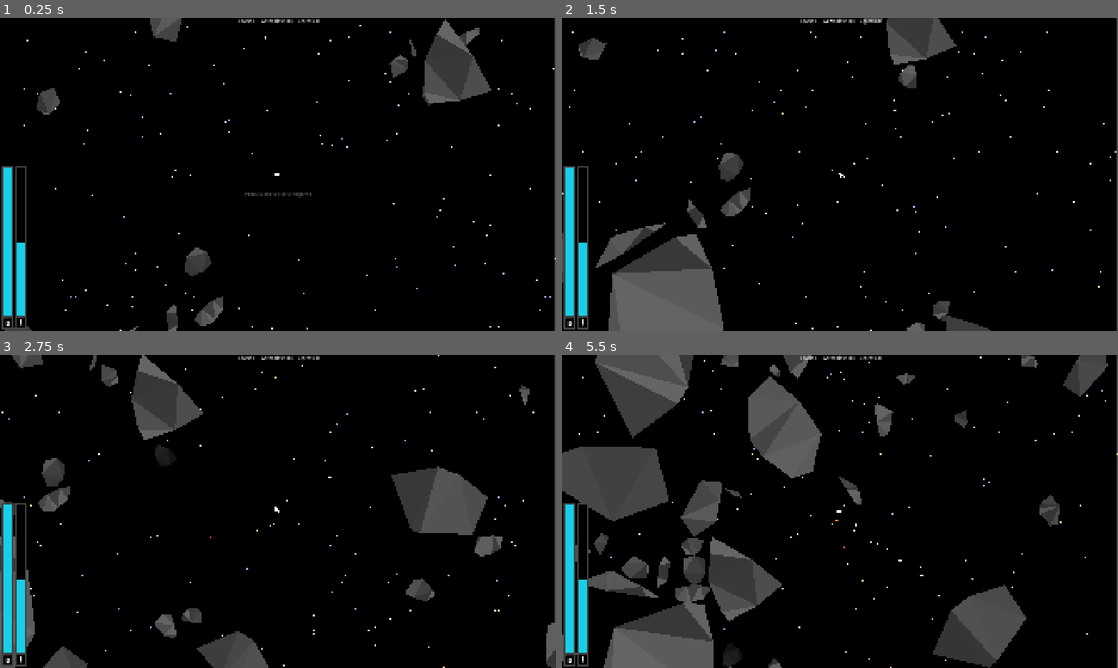
Above: before the commit, frames 1-4 (two rows, left to right).
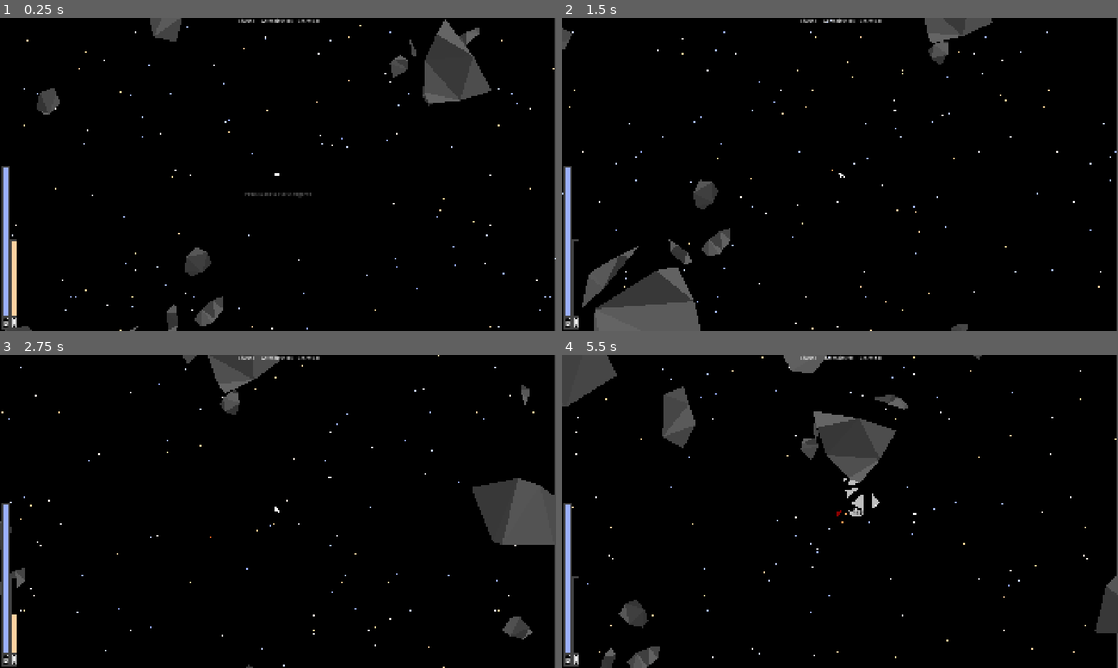
Above: after the commit, the same moments.

Repository: ProudFridge/Asteroids
Game: Godot game, scene res://scenes/game/game.tscn
Same seed, same stepped clock (60 frames per second), same inputs: the game is played once before the commit and once after it. Sound files missing from this copy of the repository are replaced by a short silence.
Inputs (mouse positions are in pixels of both pictures, inside the frame that each line leads up to):
- Up to frame 1 (0.25 s): no input
- Up to frame 2 (1.5 s): tap Space (space) at 0.5 s; move the mouse to (962, 158) at 0.52 s; hold D (turn_right) 0.53-1.28 s; hold E (e) 0.53-1.28 s; click (962, 158) at 0.67 s; tap Q (q) at 0.8, 1.35 s; move the mouse to (728, 190) at 1.27 s; hold S (backwards) from 1.28 s (still down)
- Up to frame 3 (2.75 s): tap E (e) at 1.55 s; move the mouse to (333, 442) at 2.02 s; release S (backwards) at 2.03 s; hold D (turn_right) from 2.03 s (still down); hold E (e) from 2.03 s (still down); tap Q (q) at 2.3 s
- Up to frame 4 (5.5 s): move the mouse to (812, 574) at 2.77 s; release D (turn_right) at 2.78 s; release E (e) at 2.78 s; hold W (forwards) 2.78-3.53 s; tap Q (q) at 2.85, 3.8, 5.3 s; click (812, 574) at 2.92 s; tap E (e) at 3.05, 4.55 s; move the mouse to (1006, 558) at 3.52 s; hold Right mouse button (right_click) 3.53-4.28 s; hold A (turn_left) 3.53-5.03 s; move the mouse to (673, 464) at 4.27 s; tap Shift (shift) at 4.35 s; move the mouse to (867, 511) at 5.02 s; hold S (backwards) from 5.03 s (still down); hold Space (space) from 5.03 s (still down); click (867, 511) at 5.17 s

The runs differ from the first frame. In frame 1, 1.6% of the frame differs, in the area x 0-5%, y 47-99%; in frame 2, 9.8%; in frame 3, 14%; in frame 4, 28%, in the area x 0-100%, y 0-100%.

Commit message:
Add progress bar for remaining impulse charges, make the area where the asteroids spawn in modifiable

Diff:
--- a/scenes/game/game.tscn
+++ b/scenes/game/game.tscn
@@ -13,18 +13,66 @@
 [ext_resource type="Script" uid="uid://cee4rwhwt2xod" path="res://scenes/game/ui/game_won_container.gd" id="11_5jirj"]
 [ext_resource type="Script" uid="uid://dctwnixmnew4n" path="res://scenes/game/ui/game_over_container.gd" id="11_kp23o"]
 [ext_resource type="Script" uid="uid://cqsmjxsidqn44" path="res://scenes/game/border.gd" id="12_5jirj"]
-[ext_resource type="Script" uid="uid://8ghuwm0g5m83" path="res://scenes/game/ui/boost_bar.gd" id="12_5v6r0"]
+[ext_resource type="Script" uid="uid://bgp0gvprdbyxr" path="res://scenes/game/ui/boost_bar.gd" id="12_5v6r0"]
 [ext_resource type="Script" uid="uid://bfj3kk4w0o7o6" path="res://scenes/game/ui/game_start_label.gd" id="12_otnwt"]
 [ext_resource type="Script" uid="uid://b6ls8uptisac" path="res://scenes/game/ui/pause_menu/pause_menu.gd" id="12_vaxfo"]
 [ext_resource type="Script" uid="uid://bdp8a8gne6npq" path="res://scenes/game/ui/pause_menu/restart_button.gd" id="13_3xj4h"]
 [ext_resource type="Script" uid="uid://br8owlchcm7kq" path="res://scenes/game/ui/pause_menu/quit_button.gd" id="13_ftsea"]
-[ext_resource type="Theme" uid="uid://b4p0c3cc33cdp" path="res://themes/progress_bar/progress_bar.tres" id="14_10c2w"]
 [ext_resource type="PackedScene" uid="uid://7khd4cs5u826" path="res://scenes/boost_bar/boost_bar.tscn" id="14_pg2xm"]
+[ext_resource type="Theme" uid="uid://boq1g5n2utqmh" path="res://themes/impulse_bar/impulse_bar.tres" id="15_gc57s"]
 
 [sub_resource type="LabelSettings" id="LabelSettings_0sr1o"]
 
 [sub_resource type="StyleBoxFlat" id="StyleBoxFlat_mikig"]
 bg_color = Color(0.23166987, 0.68188, 0.78311294, 1)
+
+[sub_resource type="GDScript" id="GDScript_10c2w"]
+script/source = "extends ProgressBar
+
+@export var player: Player
+@export var gameManager: GameManager
+
+# Called when the node enters the scene tree for the first time.
+func _ready() -> void:
+	max_value = player.boostTime
+	value = player.currentBoostValue
+	#gameManager.boostIncreased.connect(_on_game_manager_boost_increased)
+
+#func _on_game_manager_boost_increased(newBoostValue: float) -> void:
+	#if player:
+		#value = newBoostValue
+
+func _physics_process(delta: float) -> void:
+	if player:
+		value = player.currentBoostValue
+"
+
+[sub_resource type="StyleBoxFlat" id="StyleBoxFlat_pg2xm"]
+bg_color = Color(0, 0, 0, 1)
+border_width_left = 1
+border_width_top = 1
+border_width_right = 1
+border_width_bottom = 1
+corner_radius_top_left = 2
+corner_radius_top_right = 2
+corner_radius_bottom_right = 2
+corner_radius_bottom_left = 2
+
+[sub_resource type="StyleBoxFlat" id="StyleBoxFlat_1vamm"]
+bg_color = Color(0.25929403, 0.25929356, 0.25929368, 1)
+
+[sub_resource type="StyleBoxFlat" id="StyleBoxFlat_yrxbg"]
+bg_color = Color(0, 0, 0, 1)
+
+[sub_resource type="StyleBoxFlat" id="StyleBoxFlat_anm2o"]
+bg_color = Color(0.09643205, 0.81310385, 0.90918404, 1)
+
+[sub_resource type="Theme" id="Theme_2tmx8"]
+Label/font_sizes/font_size = 24
+Label/styles/normal = SubResource("StyleBoxFlat_pg2xm")
+PanelContainer/styles/panel = SubResource("StyleBoxFlat_1vamm")
+ProgressBar/styles/background = SubResource("StyleBoxFlat_yrxbg")
+ProgressBar/styles/fill = SubResource("StyleBoxFlat_anm2o")
 
 [sub_resource type="Theme" id="Theme_5jirj"]
 
@@ -155,7 +203,7 @@
 theme_override_styles/fill = SubResource("StyleBoxFlat_mikig")
 value = 50.0
 show_percentage = false
-script = ExtResource("12_5v6r0")
+script = SubResource("GDScript_10c2w")
 player = NodePath("../../../Player")
 gameManager = NodePath("../../../Managers/GameManager")
 
@@ -237,7 +285,7 @@
 anchor_top = 1.0
 anchor_bottom = 1.0
 offset_top = -573.0
-offset_right = 99.0
+offset_right = 66.0
 grow_vertical = 0
 theme_override_constants/margin_left = 6
 theme_override_constants/margin_top = 6
@@ -252,32 +300,39 @@
 player = NodePath("../../../../Player")
 gameManager = NodePath("../../../../Managers/GameManager")
 
-[node name="PanelContainer" type="PanelContainer" parent="Header/InfoContainer/HBoxContainer" unique_id=1560178020]
+[node name="MarginContainer" type="MarginContainer" parent="Header/InfoContainer/HBoxContainer" unique_id=626268727]
 layout_mode = 2
 size_flags_horizontal = 3
-theme = ExtResource("14_10c2w")
-
-[node name="MarginContainer" type="MarginContainer" parent="Header/InfoContainer/HBoxContainer/PanelContainer" unique_id=579007382]
+theme_override_constants/margin_top = 250
+
+[node name="ImpulseBar" type="PanelContainer" parent="Header/InfoContainer/HBoxContainer/MarginContainer" unique_id=1560178020 node_paths=PackedStringArray("player")]
+layout_mode = 2
+size_flags_horizontal = 3
+theme = ExtResource("15_gc57s")
+script = ExtResource("12_5v6r0")
+player = NodePath("../../../../../Player")
+
+[node name="MarginContainer" type="MarginContainer" parent="Header/InfoContainer/HBoxContainer/MarginContainer/ImpulseBar" unique_id=579007382]
 layout_mode = 2
 theme_override_constants/margin_left = 5
 theme_override_constants/margin_top = 5
 theme_override_constants/margin_right = 5
 theme_override_constants/margin_bottom = 5
 
-[node name="VBoxContainer" type="VBoxContainer" parent="Header/InfoContainer/HBoxContainer/PanelContainer/MarginContainer" unique_id=220490245]
+[node name="VBoxContainer" type="VBoxContainer" parent="Header/InfoContainer/HBoxContainer/MarginContainer/ImpulseBar/MarginContainer" unique_id=220490245]
 layout_mode = 2
 theme_override_constants/separation = 5
 
-[node name="ProgressBar" type="ProgressBar" parent="Header/InfoContainer/HBoxContainer/PanelContainer/MarginContainer/VBoxContainer" unique_id=1252292356]
+[node name="ProgressBar" type="ProgressBar" parent="Header/InfoContainer/HBoxContainer/MarginContainer/ImpulseBar/MarginContainer/VBoxContainer" unique_id=1252292356]
 layout_mode = 2
 size_flags_vertical = 3
 value = 50.0
 fill_mode = 3
 show_percentage = false
 
-[node name="Label" type="Label" parent="Header/InfoContainer/HBoxContainer/PanelContainer/MarginContainer/VBoxContainer" unique_id=1162285643]
-layout_mode = 2
-theme = ExtResource("14_10c2w")
+[node name="Label" type="Label" parent="Header/InfoContainer/HBoxContainer/MarginContainer/ImpulseBar/MarginContainer/VBoxContainer" unique_id=1162285643]
+layout_mode = 2
+theme = SubResource("Theme_2tmx8")
 text = "I"
 horizontal_alignment = 1
 
--- a/scenes/game/ui/boost_bar.gd
+++ b/scenes/game/ui/boost_bar.gd
@@ -1,18 +1,17 @@
-extends ProgressBar
+extends PanelContainer
 
 @export var player: Player
-@export var gameManager: GameManager
+
+@onready var progressBar: ProgressBar = $MarginContainer/VBoxContainer/ProgressBar
 
 # Called when the node enters the scene tree for the first time.
 func _ready() -> void:
-	max_value = player.boostTime
-	value = player.currentBoostValue
-	#gameManager.boostIncreased.connect(_on_game_manager_boost_increased)
+	progressBar.max_value = 2
+	player.impulse_refilled.connect(_on_player_impulse_refilled)
+	player.impulse_depleated.connect(_on_player_impulse_depleated)
 
-#func _on_game_manager_boost_increased(newBoostValue: float) -> void:
-	#if player:
-		#value = newBoostValue
+func _on_player_impulse_depleated() -> void:
+	progressBar.value -= 1
 
-func _physics_process(delta: float) -> void:
-	if player:
-		value = player.currentBoostValue
+func _on_player_impulse_refilled() -> void:
+	progressBar.value += 1
--- a/scenes/main_menu/main_menu.tscn
+++ b/scenes/main_menu/main_menu.tscn
@@ -1,10 +1,12 @@
 [gd_scene format=3 uid="uid://0cne814sqmk7"]
 
-[ext_resource type="Shader" uid="uid://basga426h0qqi" path="res://scenes/main_menu/button.gdshader" id="1_0ebjn"]
 [ext_resource type="PackedScene" uid="uid://dh2eakv6ikta5" path="res://scenes/managers/asteroid_manager/asteroid_manager.tscn" id="1_fsom3"]
+[ext_resource type="PackedScene" uid="uid://bmaxqtsk2gwoh" path="res://scenes/managers/stars_manager/stars_manager.tscn" id="2_0ebjn"]
 
-[sub_resource type="ShaderMaterial" id="ShaderMaterial_fsom3"]
-shader = ExtResource("1_0ebjn")
+[sub_resource type="ShaderMaterial" id="ShaderMaterial_0ebjn"]
+
+[sub_resource type="LabelSettings" id="LabelSettings_2m7xh"]
+font_size = 78
 
 [node name="MainMenu" type="Control" unique_id=592040849]
 layout_mode = 3
@@ -14,10 +16,8 @@
 grow_horizontal = 2
 grow_vertical = 2
 
-[node name="CanvasLayer" type="CanvasLayer" parent="." unique_id=2093858098]
-layer = -10
-
-[node name="ColorRect" type="ColorRect" parent="CanvasLayer" unique_id=1154228223]
+[node name="ColorRect" type="ColorRect" parent="." unique_id=1154228223]
+layout_mode = 1
 anchors_preset = 15
 anchor_right = 1.0
 anchor_bottom = 1.0
@@ -25,25 +25,45 @@
 grow_vertical = 2
 color = Color(0, 0, 0, 1)
 
-[node name="Button" type="Button" parent="CanvasLayer" unique_id=1073355614]
-material = SubResource("ShaderMaterial_fsom3")
-offset_left = 196.0
-offset_top = 284.0
-offset_right = 829.0
-offset_bottom = 419.0
-text = "test"
-
-[node name="Button2" type="Button" parent="CanvasLayer" unique_id=1197616001]
-offset_left = 191.0
-offset_top = 479.0
-offset_right = 824.0
-offset_bottom = 614.0
-text = "test"
-
 [node name="Managers" type="Node" parent="." unique_id=833144713]
 
 [node name="AsteroidManager" parent="Managers" unique_id=1515685420 instance=ExtResource("1_fsom3")]
+areaSize = Vector2(1929, 1080)
 
-[node name="Camera2D" type="Camera2D" parent="." unique_id=995726105]
-anchor_mode = 0
-zoom = Vector2(2, 2)
+[node name="StarsManager" parent="Managers" unique_id=210266538 instance=ExtResource("2_0ebjn")]
+
+[node name="VBoxContainer" type="VBoxContainer" parent="." unique_id=1635340449]
+z_index = 1
+material = SubResource("ShaderMaterial_0ebjn")
+layout_mode = 0
+offset_left = 86.0
+offset_top = 71.0
+offset_right = 1001.0
+offset_bottom = 955.0
+
+[node name="Label" type="Label" parent="VBoxContainer" unique_id=1087240108]
+layout_mode = 2
+size_flags_vertical = 6
+text = "Asteroids"
+label_settings = SubResource("LabelSettings_2m7xh")
+horizontal_alignment = 1
+
+[node name="PlayButton" type="Button" parent="VBoxContainer" unique_id=1956832811]
+layout_mode = 2
+size_flags_vertical = 3
+text = "Play"
+
+[node name="TutorialButton" type="Button" parent="VBoxContainer" unique_id=1922277038]
+layout_mode = 2
+size_flags_vertical = 3
+text = "Tutorial"
+
+[node name="QuitButton" type="Button" parent="VBoxContainer" unique_id=1565139126]
+layout_mode = 2
+size_flags_vertical = 3
+text = "Quit"
+
+[node name="Polygon2D" type="Polygon2D" parent="." unique_id=1091325646]
+position = Vector2(1546, 593)
+polygon = PackedVector2Array(-104, 217, -244, -236, 187, -62)
+uv = PackedVector2Array(-223.5, -19.5, -160.5, -79.5, -99.5, -16.5)
--- a/scenes/managers/asteroid_manager/asteroid_manager.gd
+++ b/scenes/managers/asteroid_manager/asteroid_manager.gd
@@ -5,6 +5,7 @@
 # Called when the node enters the scene tree for the first time.
 const ASTEROID: Resource = preload("res://scenes/asteroid/asteroid.tscn")
 
+@export var areaSize: Vector2 = Global.windowSize
 var asteroidInstances: Array[Asteroid] = []
 
 signal asteroid_added
@@ -12,7 +13,8 @@
 
 # Called when the node enters the scene tree for the first time.
 func _ready() -> void:
-	instantiate_asteroid_in_area(100, Global.windowSize, 500)
+	areaSize = Global.windowSize
+	instantiate_asteroid_in_area(100, areaSize, 500)
 
 
 ## Instantiates asteroids in a specified area
@@ -29,7 +31,7 @@
 
 		asteroid.position = position
 		asteroid.angular_velocity = randf_range(-1, 1)
-		asteroid.linear_velocity = (Vector2(Global.windowSize / 2) - position).normalized() * randf_range(10, 300)
+		asteroid.linear_velocity = (Vector2(Global.windowSize / 2) - position).normalized() * randf_range(10, 30)
 
 		add_child(asteroid)
 		asteroid_added.emit()
--- a/scenes/player/player.gd
+++ b/scenes/player/player.gd
@@ -38,6 +38,9 @@
 signal died()
 signal health_lost(currentHealth: float)
 
+signal impulse_depleated()
+signal impulse_refilled()
+
 func _ready() -> void:
 	# Temp
 	thruster_particles.position.y = 0
@@ -56,6 +59,8 @@
 
 	self.body_entered.connect(_on_body_entered)
 	damage_timer.timeout.connect(_on_damage_timer_timeout)
+	right_timer.timeout.connect(_on_right_timer_timeout)
+	left_timer.timeout.connect(_on_left_timer_tiemout)
 
 func _integrate_forces(_state: PhysicsDirectBodyState2D) -> void:
 	var collision: KinematicCollision2D = move_and_collide(Vector2.ZERO)
@@ -124,6 +129,13 @@
 	polygon_2d.self_modulate = Color.WHITE
 	thruster.self_modulate = Color.WHITE
 
+func _on_right_timer_timeout() -> void:
+	impulse_refilled.emit()
+
+
+func _on_left_timer_tiemout() -> void:
+	impulse_refilled.emit()
+
 # Rotate the rocket
 func _input(event: InputEvent) -> void:
 	if event.is_action_pressed("turn_left"):
@@ -144,11 +156,13 @@
 		apply_central_impulse(Vector2.from_angle(rotation + PI / 2) * impulseMagnitude)
 		right_thruster_particles.emitting = true
 		right_timer.start()
+		impulse_depleated.emit()
 
 	if event.is_action_pressed("q") && left_timer.is_stopped():
 		apply_central_impulse(Vector2.from_angle(rotation - PI / 2) * impulseMagnitude)
 		left_thruster_particles.emitting = true
 		left_timer.start()
+		impulse_depleated.emit()
 
 
 ## Creates a PackedVector2Array that contains the points for a triangle with its pivot at the center
--- /dev/null
+++ b/scenes/polygon_button/polygon_button.tscn
@@ -0,0 +1,5 @@
+[gd_scene format=3 uid="uid://blqbno2gxfase"]
+
+[node name="PolygonButton" type="Button" unique_id=579547765]
+offset_right = 95.0
+offset_bottom = 74.0
--- /dev/null
+++ b/themes/impulse_bar/impulse_bar.tres
@@ -0,0 +1,28 @@
+[gd_resource type="Theme" format=3 uid="uid://boq1g5n2utqmh"]
+
+[sub_resource type="StyleBoxFlat" id="StyleBoxFlat_gc57s"]
+bg_color = Color(0, 0, 0, 1)
+border_width_left = 1
+border_width_top = 1
+border_width_right = 1
+border_width_bottom = 1
+corner_radius_top_left = 2
+corner_radius_top_right = 2
+corner_radius_bottom_right = 2
+corner_radius_bottom_left = 2
+
+[sub_resource type="StyleBoxFlat" id="StyleBoxFlat_8b66f"]
+bg_color = Color(0.25929403, 0.25929356, 0.25929368, 1)
+
+[sub_resource type="StyleBoxFlat" id="StyleBoxFlat_3jaai"]
+bg_color = Color(0, 0, 0, 1)
+
+[sub_resource type="StyleBoxFlat" id="StyleBoxFlat_1iff4"]
+bg_color = Color(1, 0.8235294, 0.6313726, 1)
+
+[resource]
+Label/font_sizes/font_size = 24
+Label/styles/normal = SubResource("StyleBoxFlat_gc57s")
+PanelContainer/styles/panel = SubResource("StyleBoxFlat_8b66f")
+ProgressBar/styles/background = SubResource("StyleBoxFlat_3jaai")
+ProgressBar/styles/fill = SubResource("StyleBoxFlat_1iff4")
--- a/themes/progress_bar/progress_bar.tres
+++ b/themes/progress_bar/progress_bar.tres
@@ -18,7 +18,7 @@
 bg_color = Color(0, 0, 0, 1)
 
 [sub_resource type="StyleBoxFlat" id="StyleBoxFlat_anm2o"]
-bg_color = Color(0.09643205, 0.81310385, 0.90918404, 1)
+bg_color = Color(0.60784316, 0.6901961, 1, 1)
 
 [resource]
 Label/font_sizes/font_size = 24
Not shown, changed: scenes/game/ui/boost_bar.gd.uid
